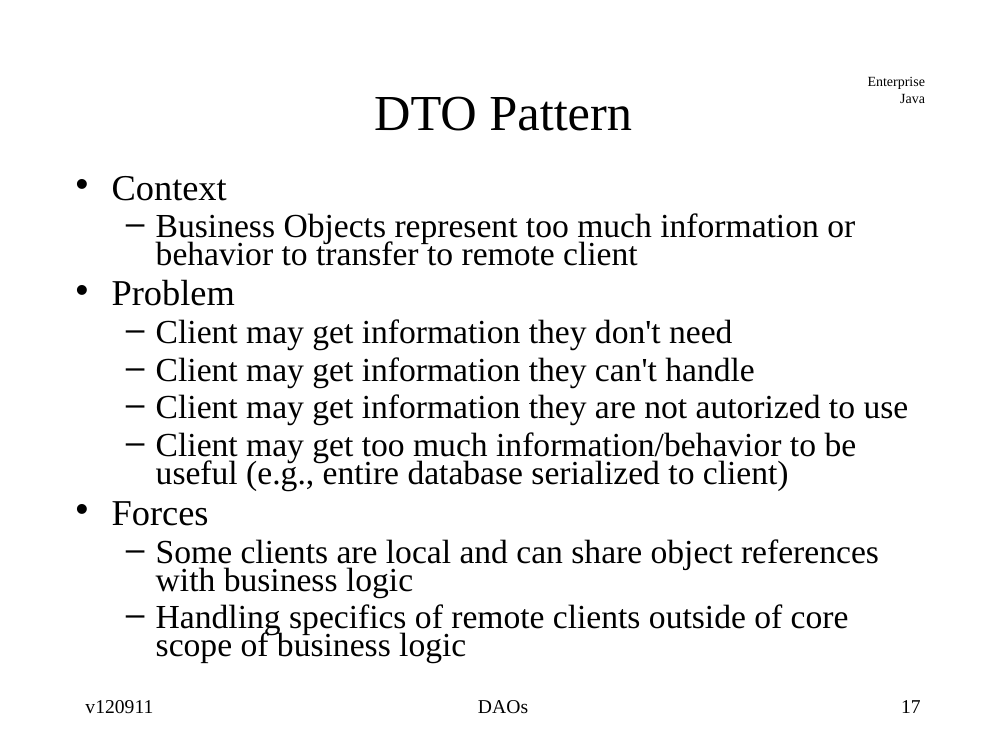
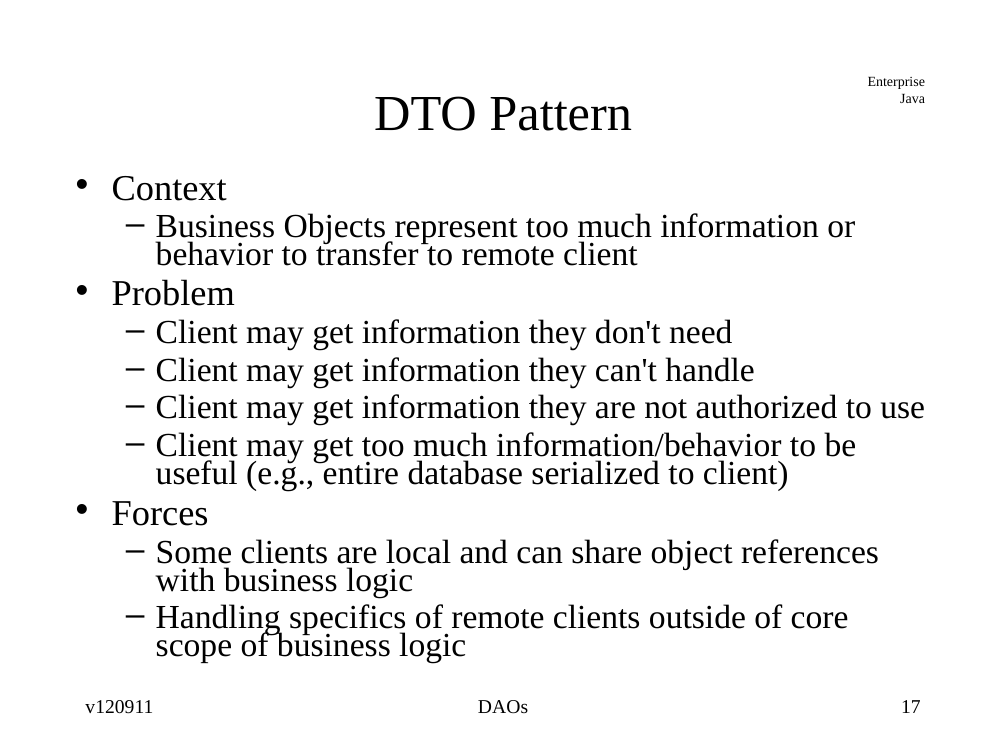
Before and after one commit to jcstaff/ejava-javaee, a slide deck: slide 17 of jdbcDAO/src/site/resources/lectures/DAOs.ppt. Drawn at 1008x756 pixels with LibreOffice and Linux fonts; fonts in the diff are those of the drawing. Boxes give left, top, right and bottom in pixels: in the first picture for what was removed or moved away, otherwise in the second. Text is boxed around its words. In the diff, an @@ line names an element or a change of style, - is before the commit and + after.

Commit message:
updating typos

```diff
--- a/jdbcDAO/src/site/resources/lectures/DAOs.ppt
+++ b/jdbcDAO/src/site/resources/lectures/DAOs.ppt
@@ text at [156, 394, 925, 425]: text changed @@
-  – Client may get information they are not autorized to use
+  – Client may get information they are not authorized to use
```
Also in this commit, not shown: 1 other slide changed.
